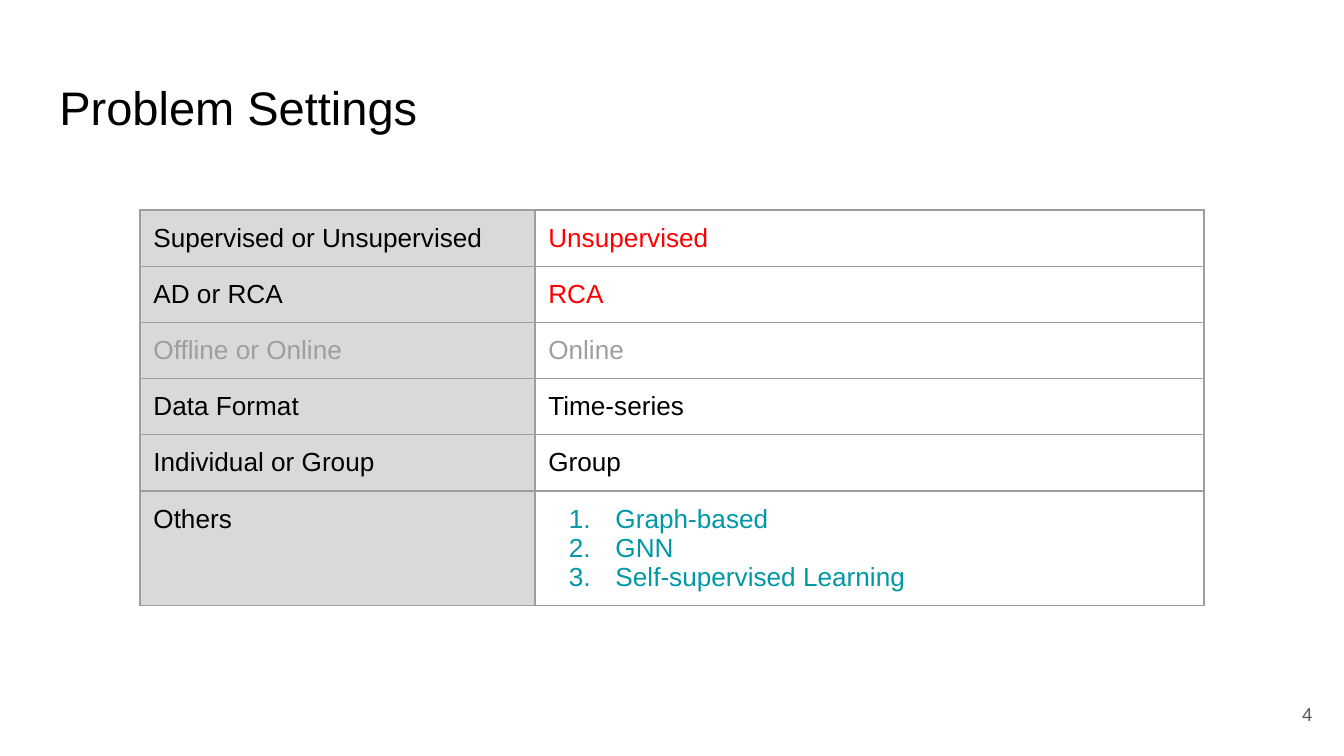
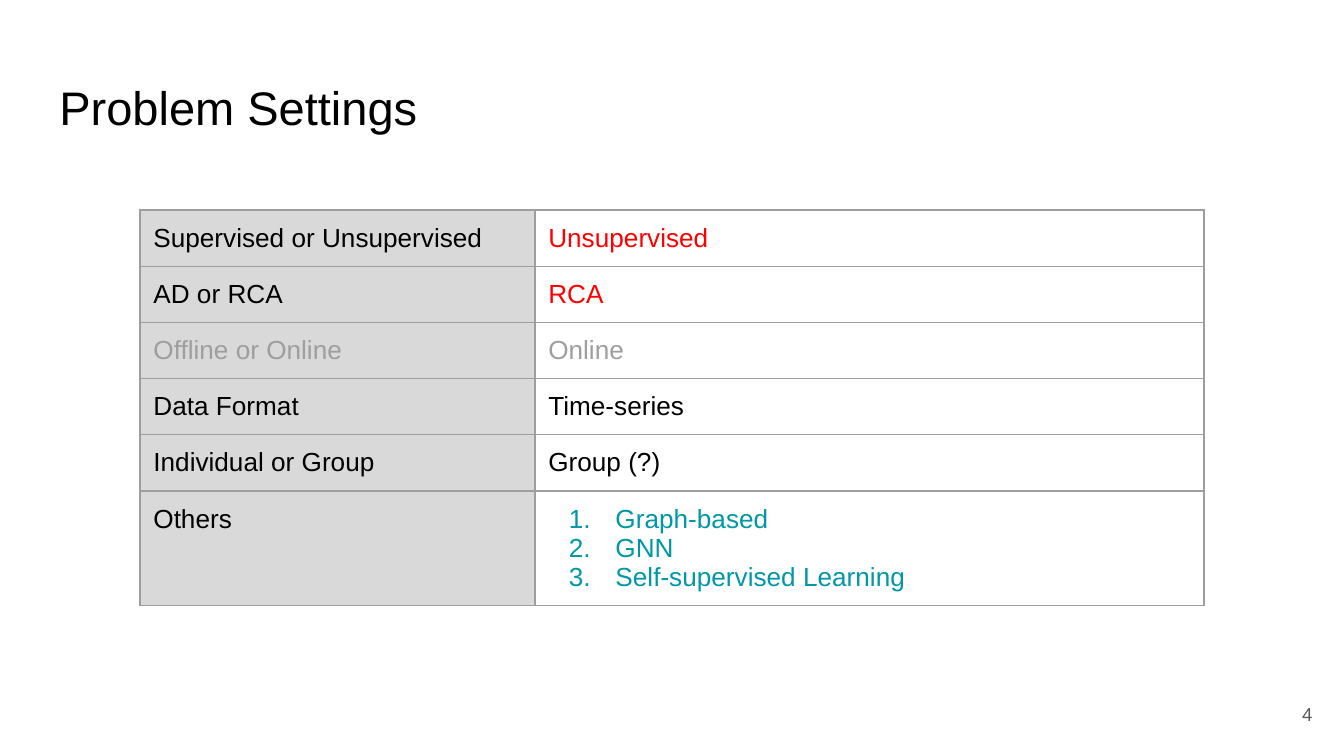
Before and after one commit to blacksnail789521/Google_Drive, a slide deck: slide 4 of 2023.04.17.pptx. Drawn at 1344x756 pixels with LibreOffice and Linux fonts; fonts in the diff are those of the drawing. Boxes give left, top, right and bottom in pixels: in the first picture for what was removed or moved away, otherwise in the second. Text is boxed around its words. In the diff, an @@ line names an element or a change of style, - is before the commit and + after.

Commit message:
0424

```diff
--- a/2023.04.17.pptx
+++ b/2023.04.17.pptx
@@ table at [140, 210, 1204, 650] @@
-row 5, column 2: Group
+row 5, column 2: Group (?)
```
Also in this commit, not shown: 2 other slides changed, 3 slides added, 2 slides removed.
